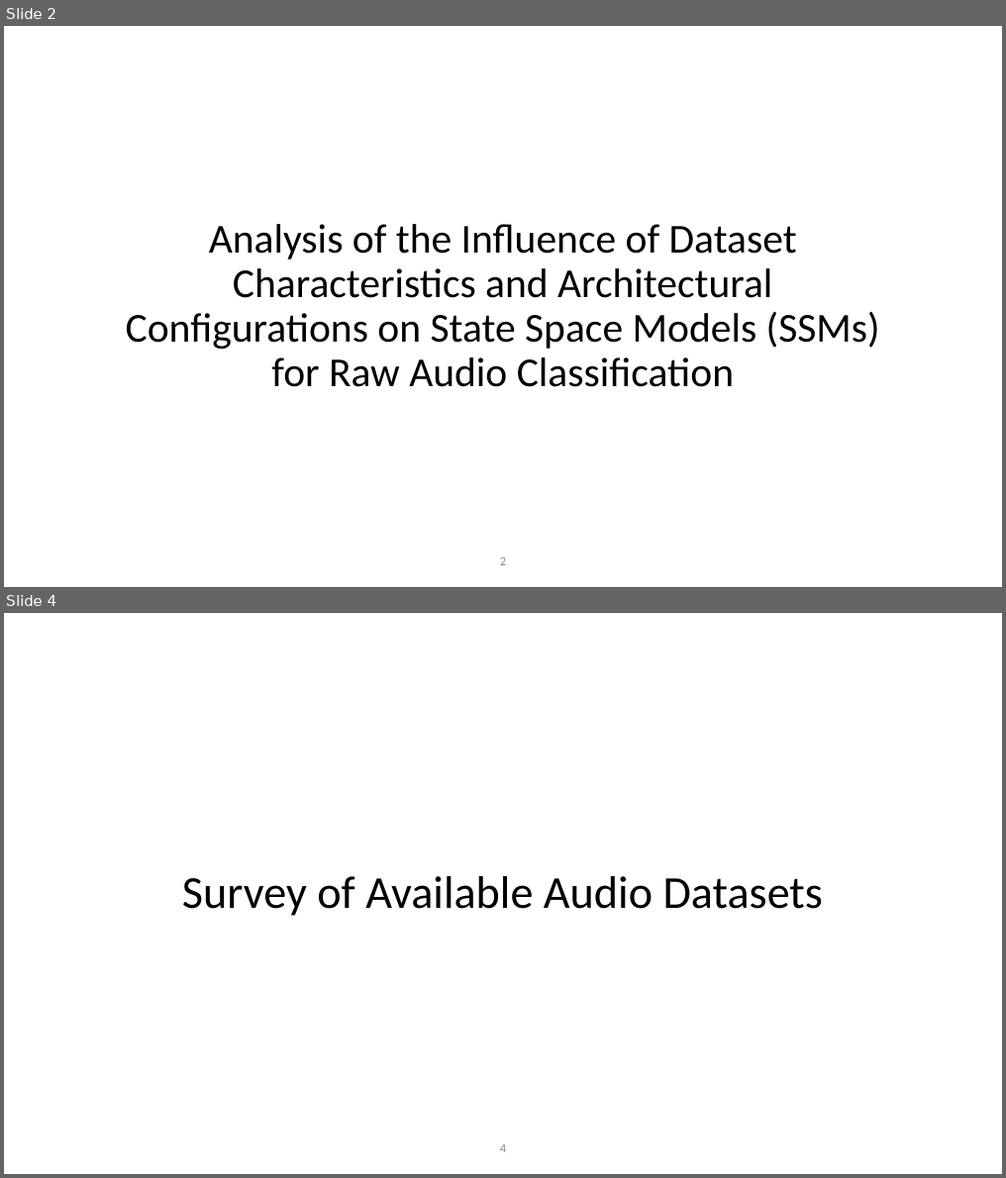
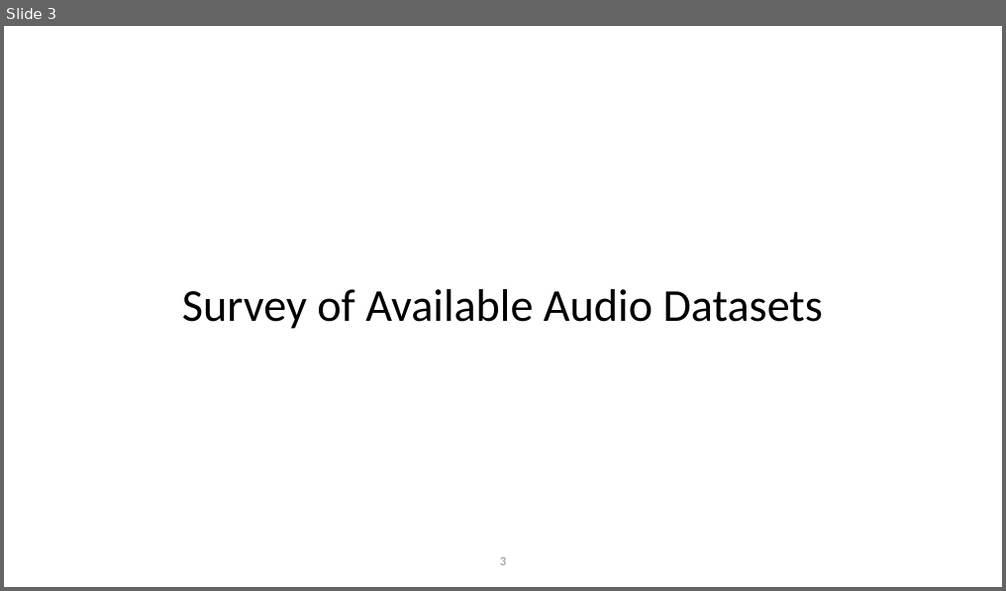
Before and after one commit to lookinALX/Data_Science_and_Co_TU_Wien, a slide deck: BA/datasets_survey_presentation.pptx. Shown one above the other, each under a label of ours: slides 2 and 4 before the commit, slide 3 after it; the slides between them are not shown. The pictures are 1006x1178 and 1006x591 pixels, drawn with LibreOffice and Linux fonts; fonts in the diff are those of the drawing; background and template pictures are left out. Boxes give left, top, right and bottom in pixels: in the first picture for what was removed or moved away, otherwise in the second. Text is boxed around its words. In the diff, an @@ line names an element or a change of style, - is before the commit and + after.

```diff
--- a/BA/datasets_survey_presentation.pptx
+++ b/BA/datasets_survey_presentation.pptx
@@ slide 2 removed at (4, 26, 1002, 587), background picture (left out) @@
@@ title removed at (126, 224, 880, 387) @@
-Analysis of the Influence of Dataset
-Characteristics and Architectural
-Configurations on State Space Models (SSMs)
-for Raw Audio Classification
@@ page number removed at (500, 558, 506, 566) @@
-2
@@ what was slide 4 is now slide 3 @@
@@ page number at (500, 558, 506, 566): text changed @@
-4
+3
```
Also in this commit, not shown: 7 slides changed.
